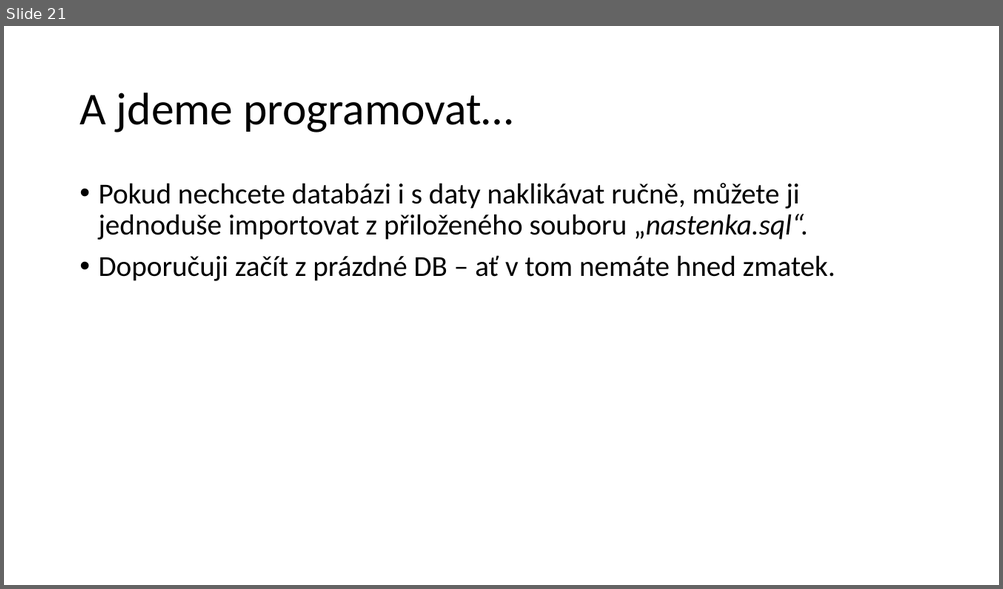
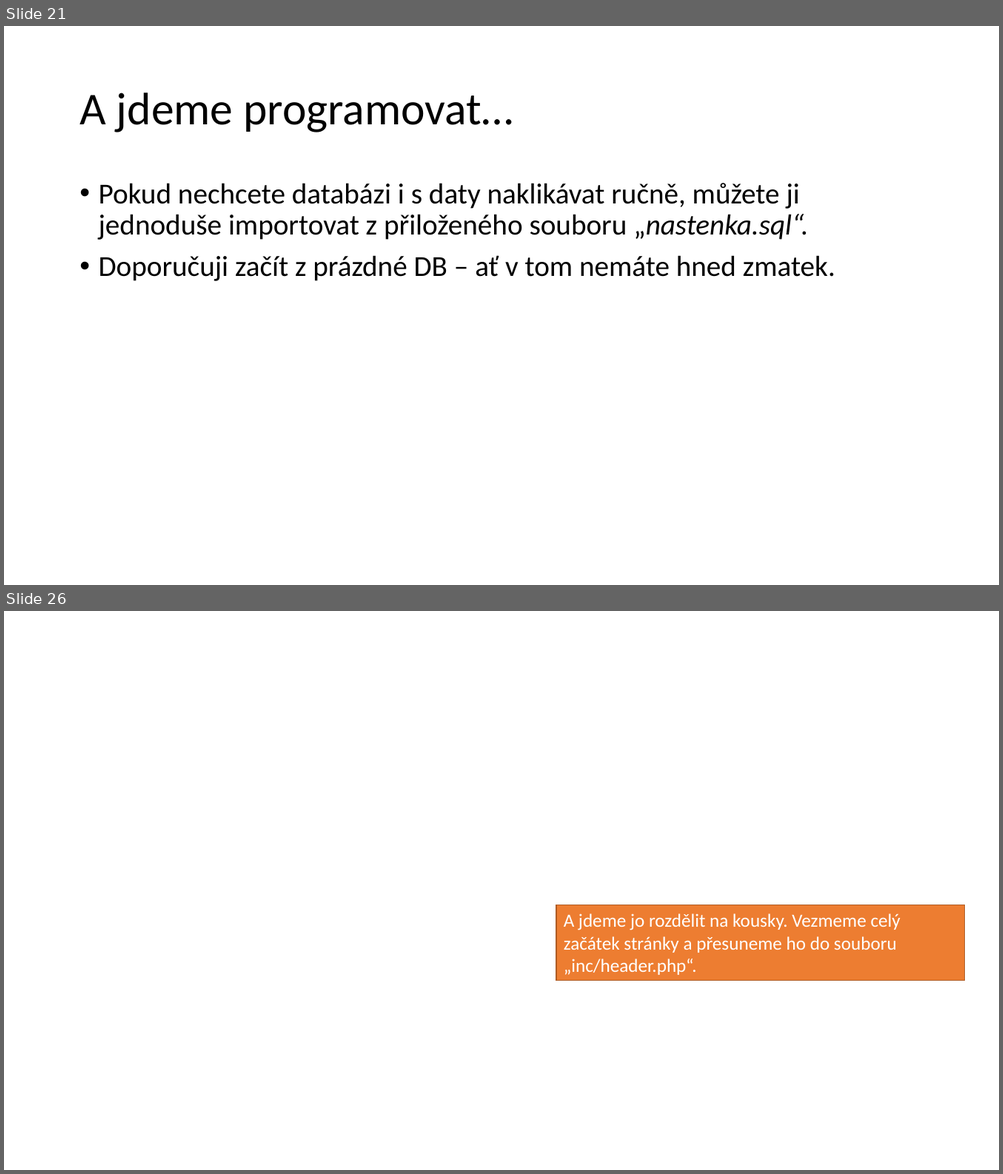
Before and after one commit to 4iz278/cviceni, a slide deck: 05-sql-databaze/05-aplikace-nastenka/prezentace-postup-vyvoje-nastenka.pptx. Shown one above the other, each under a label of ours: slide 21 before the commit, slides 21 and 26 after it; the slides between them are not shown. The pictures are 1003x589 and 1003x1174 pixels, drawn with LibreOffice and Linux fonts; fonts in the diff are those of the drawing; background and template pictures are left out. Boxes give left, top, right and bottom in pixels: in the first picture for what was removed or moved away, otherwise in the second. Text is boxed around its words. In the diff, an @@ line names an element or a change of style, - is before the commit and + after.

```diff
--- a/05-sql-databaze/05-aplikace-nastenka/prezentace-postup-vyvoje-nastenka.pptx
+++ b/05-sql-databaze/05-aplikace-nastenka/prezentace-postup-vyvoje-nastenka.pptx
@@ slide 26 added at [4,611,999,1170], background picture (left out) @@
@@ rectangle added at [556,906,965,981], fill #ED7D31, outline #AF5C24 1 pt, 18 pt, text #FFFFFF @@
+A jdeme jo rozdělit na kousky. Vezmeme celý začátek stránky a přesuneme ho do souboru „inc/header.php“.
```
Also in this commit, not shown: 21 other slides added.
